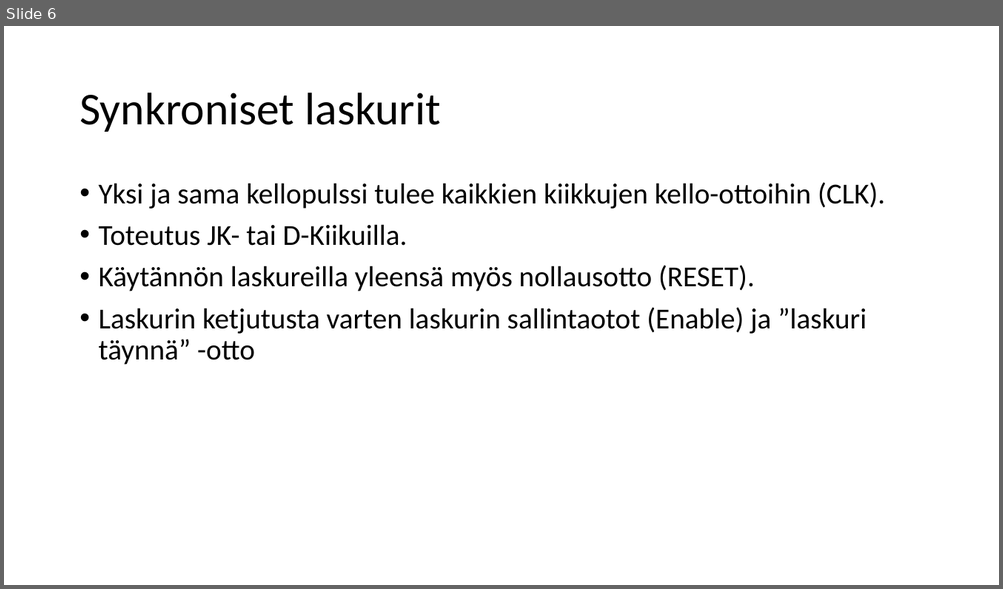
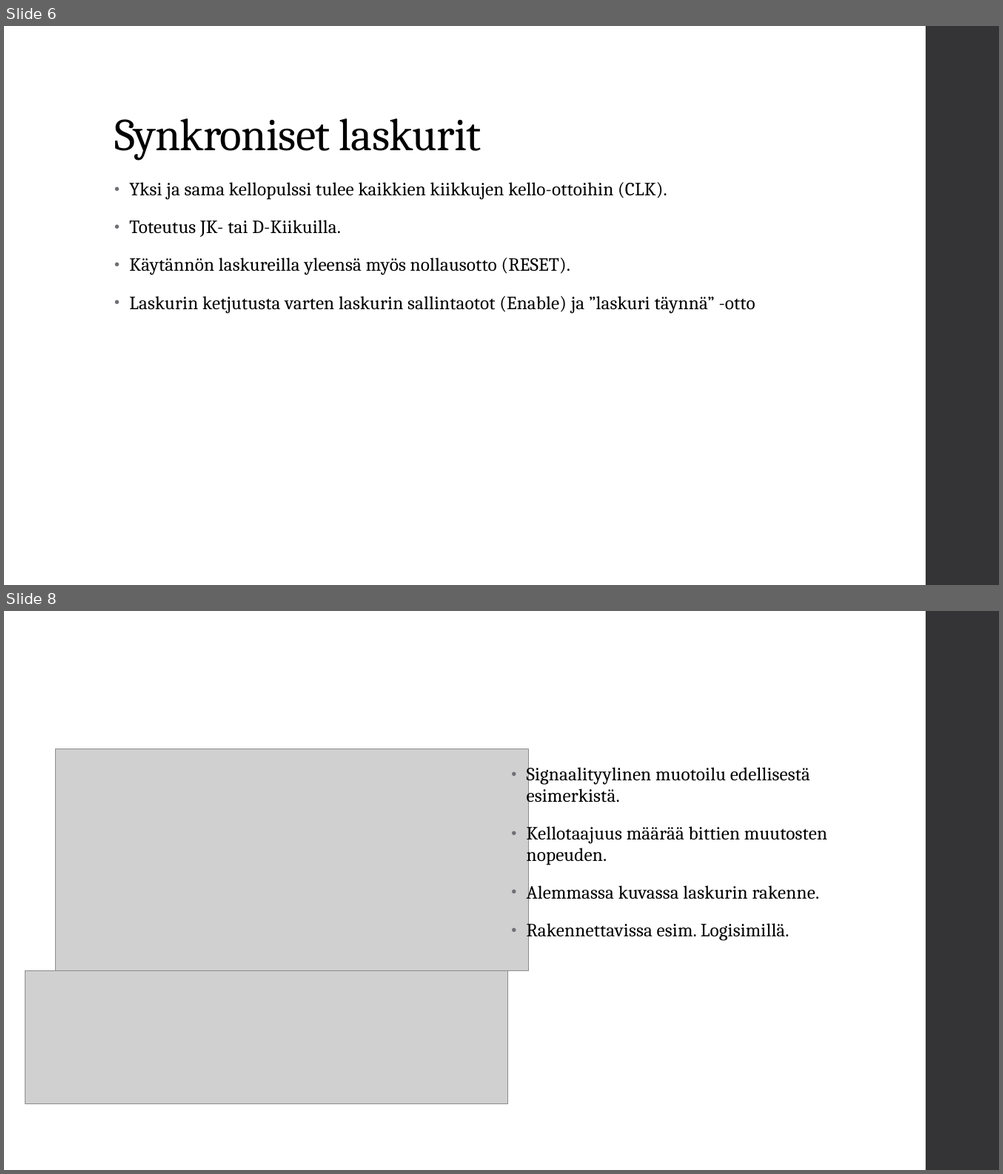
Before and after one commit to ArttuHeinonen/rekisteriLaskurit-digi2013, a slide deck: Rekisterit ja laskurit.pptx. Shown one above the other, each under a label of ours: slide 6 before the commit, slides 6 and 8 after it; the slides between them are not shown. The pictures are 1003x589 and 1003x1174 pixels, drawn with LibreOffice and Linux fonts; fonts in the diff are those of the drawing; grey boxes stand for pictures. Boxes give left, top, right and bottom in pixels: in the first picture for what was removed or moved away, otherwise in the second. Text is boxed around its words. In the diff, an @@ line names an element or a change of style, - is before the commit and + after.

Commit message:
Laskurit 1.1
Päivityksenä esimerkit

```diff
--- a/Rekisterit ja laskurit.pptx
+++ b/Rekisterit ja laskurit.pptx
@@ slide 8 added at (x1=4, y1=611, x2=999, y2=1170), background #FFFFFF; not listed: 1 template element that a slide beside it also shows @@
@@ picture added at (x1=56, y1=749, x2=528, y2=971) @@
@@ text added at (x1=526, y1=763, x2=827, y2=941), 18 pt, text #000000 @@
+• Signaalityylinen muotoilu edellisestä esimerkistä.
+• Kellotaajuus määrää bittien muutosten nopeuden.
+• Alemmassa kuvassa laskurin rakenne.
+• Rakennettavissa esim. Logisimillä.
@@ picture added at (x1=25, y1=971, x2=508, y2=1104) @@
@@ slide 6 changed as well @@
@@ rectangle added at (x1=925, y1=26, x2=999, y2=585), fill #353537 @@
@@ title "Synkroniset laskurit" moved from (x1=79, y1=93, x2=441, y2=132) to (x1=114, y1=118, x2=481, y2=160) @@
@@ title "Synkroniset laskurit" at (x1=114, y1=118, x2=481, y2=160): font Calibri to Cambria, letter spacing 0 to -0.5 pt; vertical alignment middle to bottom @@
@@ text "Yksi ja sama kellopulssi tulee ..." moved from (x1=99, y1=182, x2=885, y2=365) to (x1=129, y1=182, x2=755, y2=314) @@
@@ text "Yksi ja sama kellopulssi tulee ..." at (x1=129, y1=182, x2=755, y2=314): size 28 to 18 pt, font Calibri to Cambria, letter spacing 0 to 0.1 pt; indent changed; line spacing 0.9 to 0.95; more space between paragraphs @@
```
Also in this commit, not shown: 4 other slides changed, 2 other slides added, 1 slide removed.
